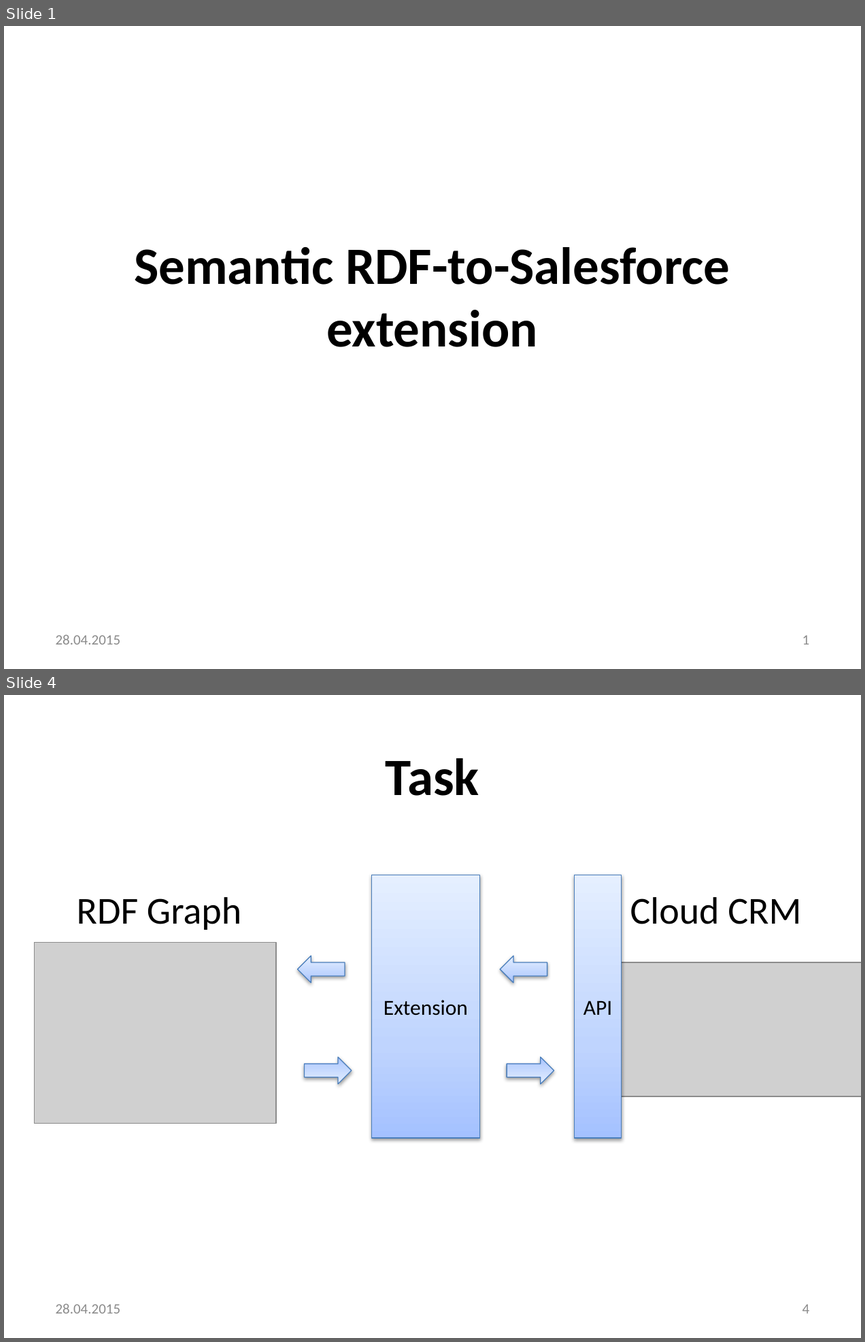
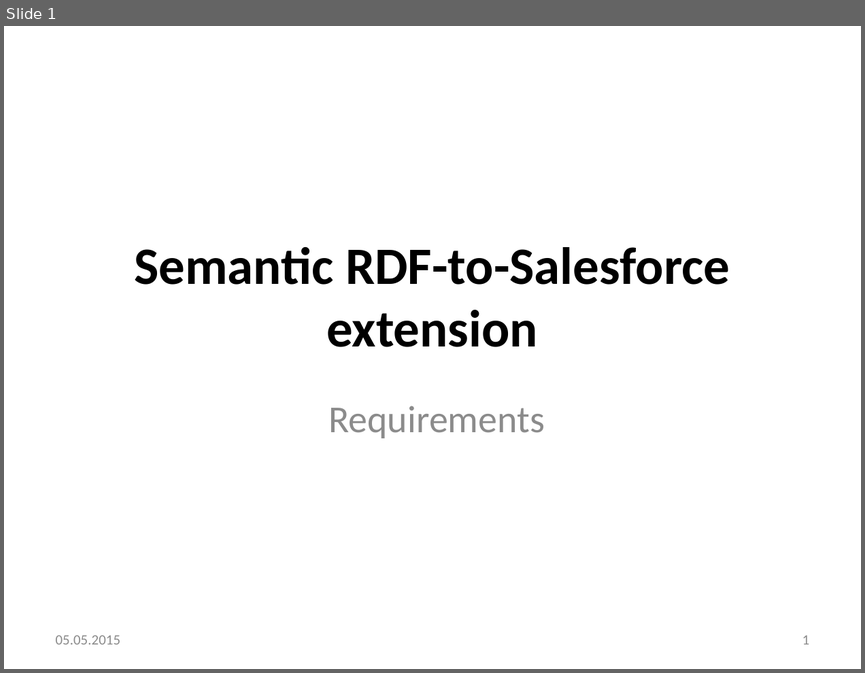
Before and after one commit to omarrana/testing, a slide deck: presentations/requirments_specification.pptx. Shown one above the other, each under a label of ours: slides 1 and 4 before the commit, slide 1 after it; the slides between them are not shown. The pictures are 865x1342 and 865x673 pixels, drawn with LibreOffice and Linux fonts; fonts in the diff are those of the drawing; grey boxes stand for pictures; background and template pictures are left out. Boxes give left, top, right and bottom in pixels: in the first picture for what was removed or moved away, otherwise in the second. Text is boxed around its words. In the diff, an @@ line names an element or a change of style, - is before the commit and + after.

Commit message:
updated requirement presentation

```diff
--- a/presentations/requirments_specification.pptx
+++ b/presentations/requirments_specification.pptx
@@ slide 4 removed at (x1=4, y1=695, x2=861, y2=1338), background #FFFFFF @@
@@ title removed at (x1=385, y1=758, x2=479, y2=796) @@
-Task
@@ rectangle removed at (x1=372, y1=875, x2=479, y2=1138) @@
-Extension
@@ rectangle removed at (x1=574, y1=875, x2=621, y2=1138) @@
-API
@@ text removed at (x1=77, y1=897, x2=241, y2=930) @@
-RDF Graph
@@ text removed at (x1=630, y1=897, x2=801, y2=924) @@
-Cloud CRM
@@ picture removed at (x1=34, y1=942, x2=275, y2=1123) @@
@@ left arrow removed at (x1=298, y1=955, x2=345, y2=982) @@
@@ left arrow removed at (x1=500, y1=955, x2=547, y2=982) @@
@@ picture removed at (x1=574, y1=962, x2=861, y2=1096) @@
@@ left arrow removed at (x1=304, y1=1057, x2=351, y2=1083) @@
@@ left arrow removed at (x1=507, y1=1057, x2=554, y2=1083) @@
@@ text removed at (x1=56, y1=1304, x2=121, y2=1313) @@
-28.04.2015
@@ page number removed at (x1=802, y1=1304, x2=810, y2=1313) @@
-4
@@ slide 1 changed as well @@
@@ subtitle added at (x1=328, y1=405, x2=545, y2=438), 32 pt, text #8C8C8C @@
+Requirements
@@ text at (x1=56, y1=635, x2=121, y2=644): text changed @@
-28.04.2015
+05.05.2015
```
Also in this commit, not shown: 1 other slide changed, 7 slides added, 2 other slides removed.
